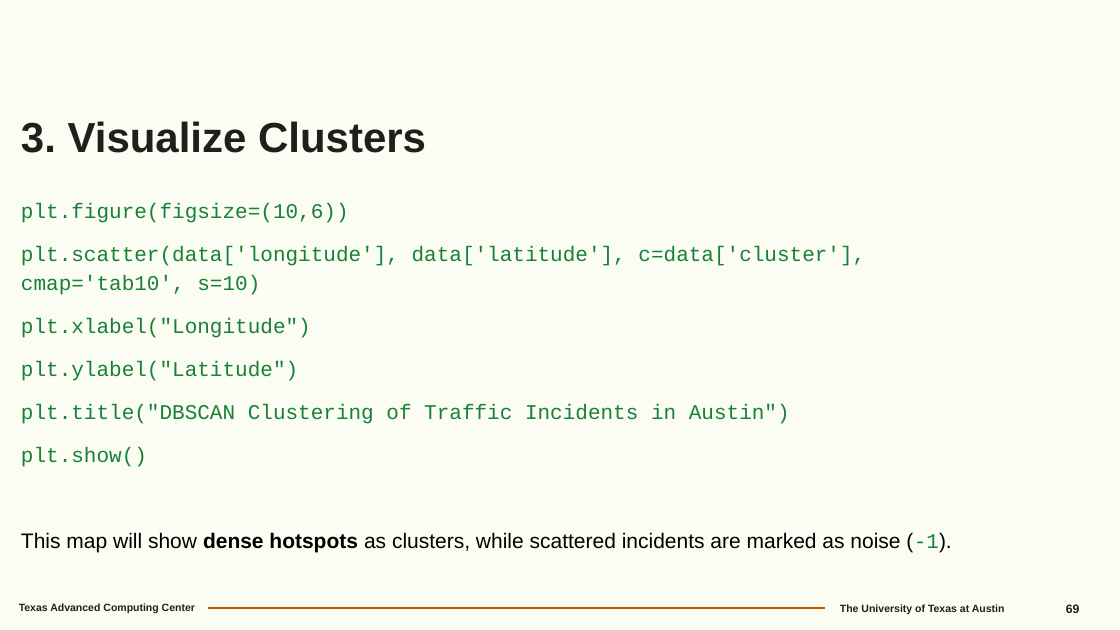
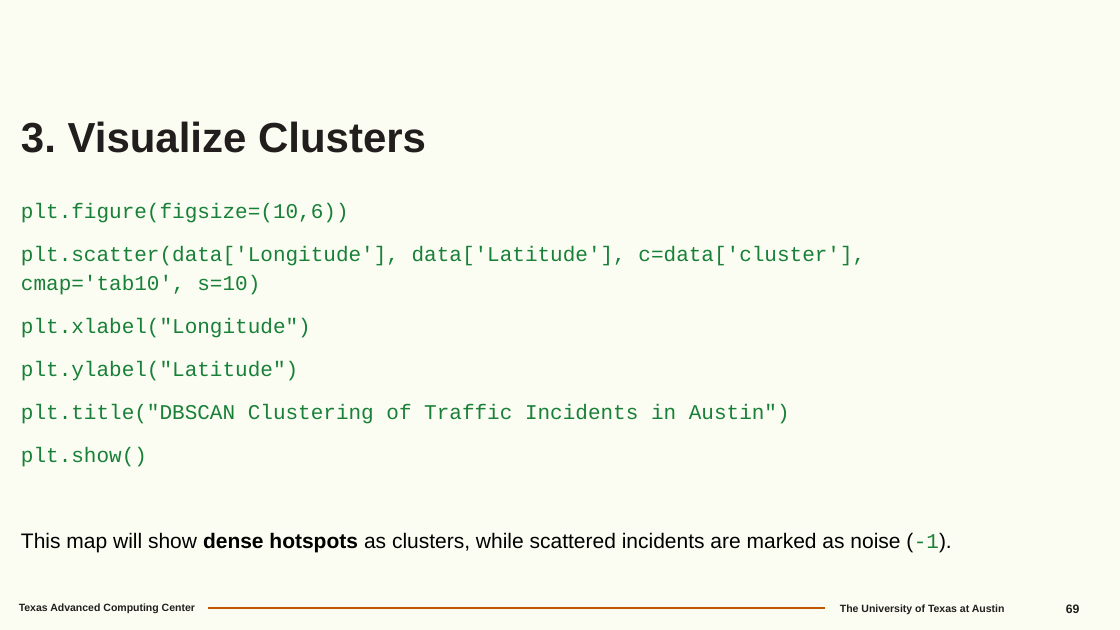
Before and after one commit to susanunit/CostaRicaAI, a slide deck: slide 69 of docs/ClassificationClustering.pptx. Drawn at 1120x630 pixels with LibreOffice and Linux fonts; fonts in the diff are those of the drawing; background and template pictures are left out. Boxes give left, top, right and bottom in pixels: in the first picture for what was removed or moved away, otherwise in the second. Text is boxed around its words. In the diff, an @@ line names an element or a change of style, - is before the commit and + after.

```diff
--- a/docs/ClassificationClustering.pptx
+++ b/docs/ClassificationClustering.pptx
@@ text at box(21, 246, 865, 295): text changed @@
-plt.scatter(data['longitude'], data['latitude'], c=data['cluster'], cmap='tab10', s=10)
+plt.scatter(data['Longitude'], data['Latitude'], c=data['cluster'], cmap='tab10', s=10)
```
Also in this commit, not shown: 1 other slide changed, 2 other files.
